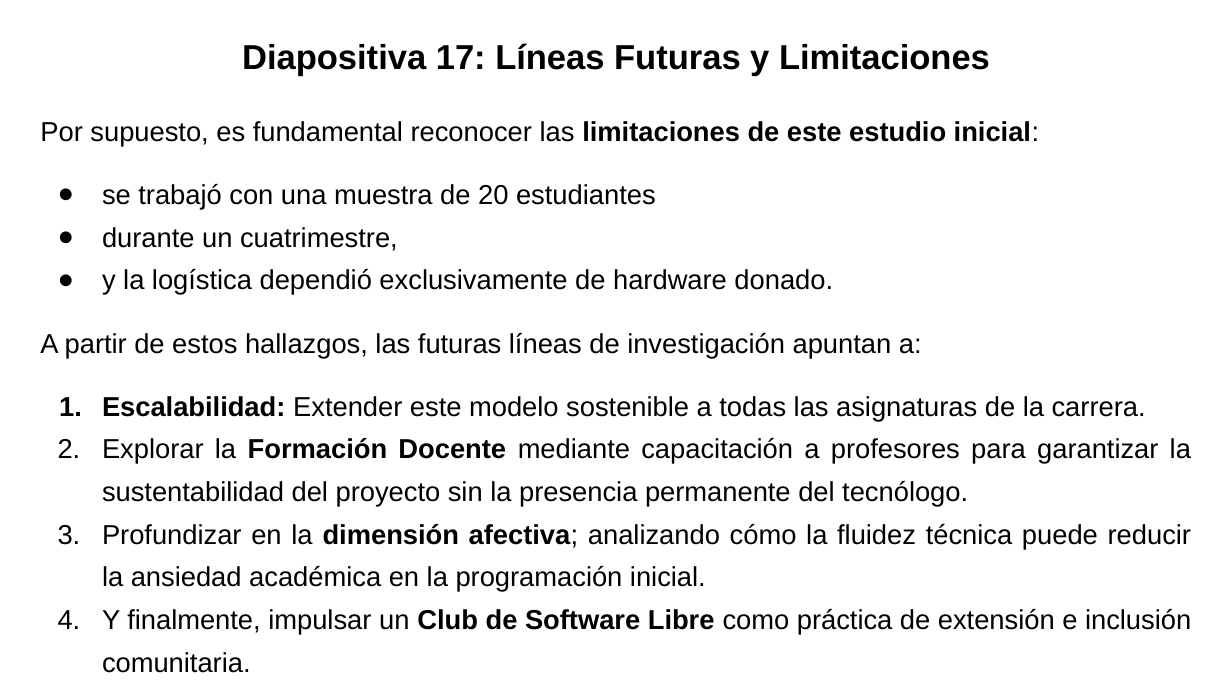
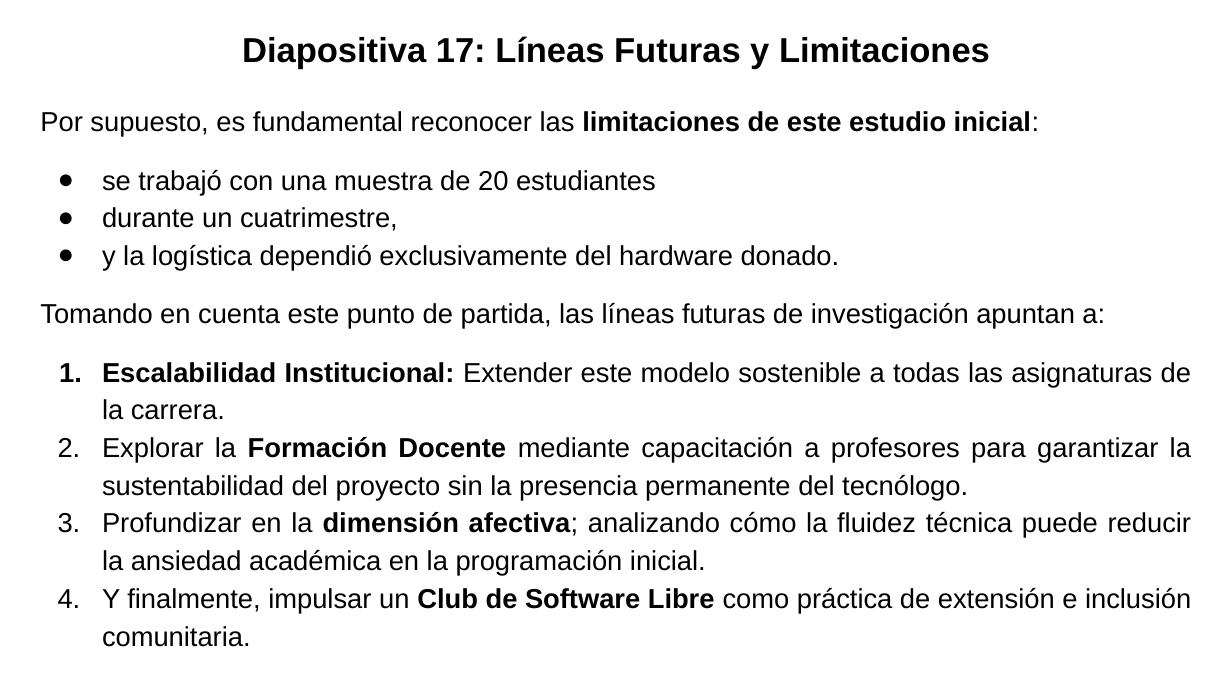
Before and after one commit to gabrielinuz/gabrielinuz.github.io, a slide deck: slide 18 of doc/GUION_DE_DEFENSA_LTE.pptx. Drawn at 1232x693 pixels with LibreOffice and Linux fonts; fonts in the diff are those of the drawing. Boxes give left, top, right and bottom in pixels: in the first picture for what was removed or moved away, otherwise in the second. Text is boxed around its words. In the diff, an @@ line names an element or a change of style, - is before the commit and + after.

```diff
--- a/doc/GUION_DE_DEFENSA_LTE.pptx
+++ b/doc/GUION_DE_DEFENSA_LTE.pptx
@@ title "Diapositiva 17: Líneas Futuras y ...": place and size @@
-title "Diapositiva 17: Líneas Futuras y ..." at <box>242,43,990,76</box>
+title "Diapositiva 17: Líneas Futuras y ..." at <box>242,36,990,69</box>
@@ text at <box>40,111,1191,647</box>: line spacing 1.3 to 1.15 @@
@@ text at <box>40,245,1191,420</box>: text changed @@
-● y la logística dependió exclusivamente de hardware donado.
-A partir de estos hallazgos, las futuras líneas de investigación apuntan a:
-1. Escalabilidad: Extender este modelo sostenible a todas las asignaturas de la carrera.
+● y la logística dependió exclusivamente del hardware donado.
+Tomando en cuenta este punto de partida, las líneas futuras de investigación apuntan a:
+1. Escalabilidad Institucional: Extender este modelo sostenible a todas las asignaturas de la carrera.
```
Also in this commit, not shown: 9 other slides changed, 1 slide removed, 1 other file.
